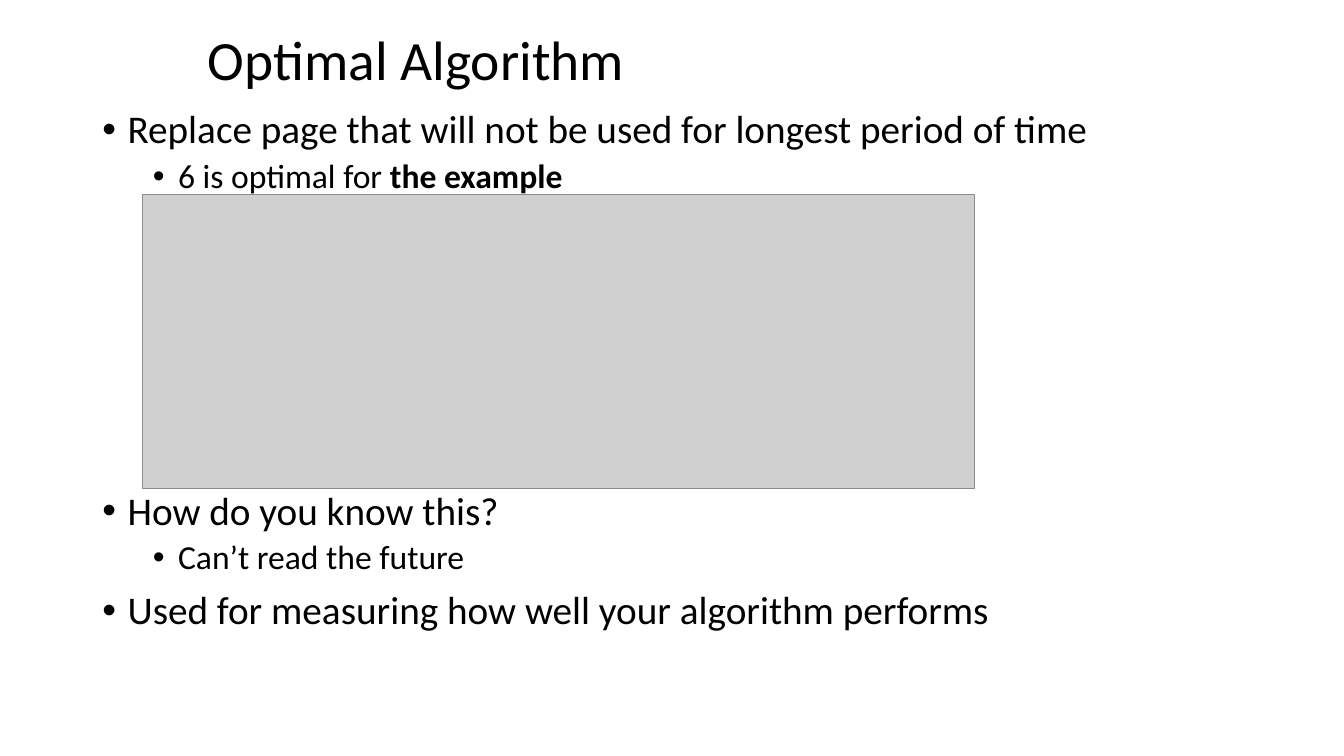
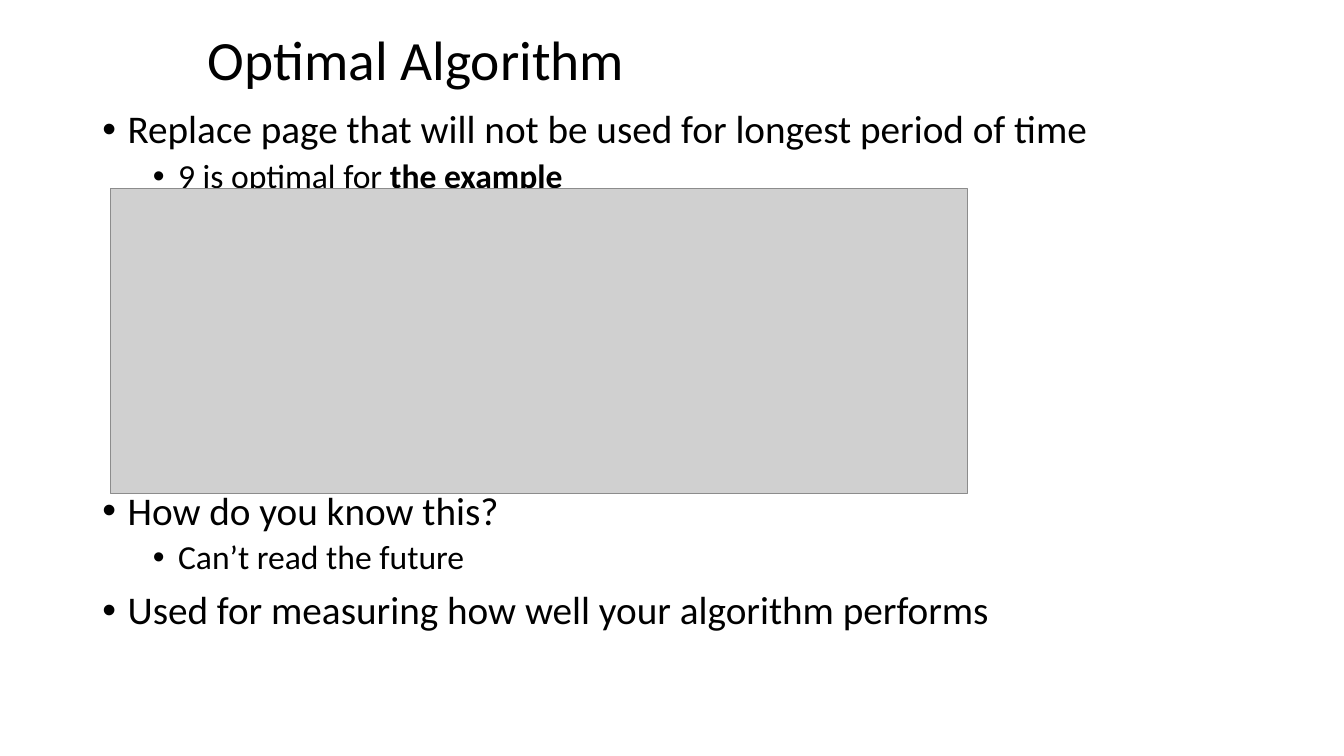
Before and after one commit to jb23lm87/OS-prednasky, a slide deck: slide 31 of OS 5 Správa pamäti II.pptx. Drawn at 1344x756 pixels with LibreOffice and Linux fonts; fonts in the diff are those of the drawing; grey boxes stand for pictures. Boxes give left, top, right and bottom in pixels: in the first picture for what was removed or moved away, otherwise in the second. Text is boxed around its words. In the diff, an @@ line names an element or a change of style, - is before the commit and + after.

```diff
--- a/OS 5 Správa pamäti II.pptx
+++ b/OS 5 Správa pamäti II.pptx
@@ text at bbox=[178, 160, 562, 196]: text changed @@
-  • 6 is optimal for the example
+  • 9 is optimal for the example
@@ picture: place and size @@
-picture at bbox=[142, 195, 974, 488]
+picture at bbox=[111, 189, 968, 493]
```
Also in this commit, not shown: 1 other slide changed.
